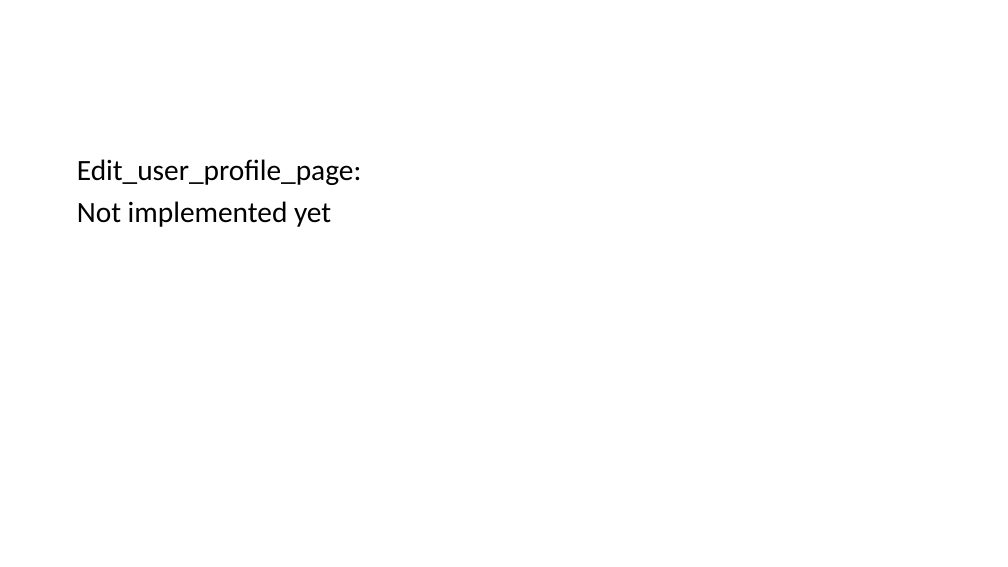
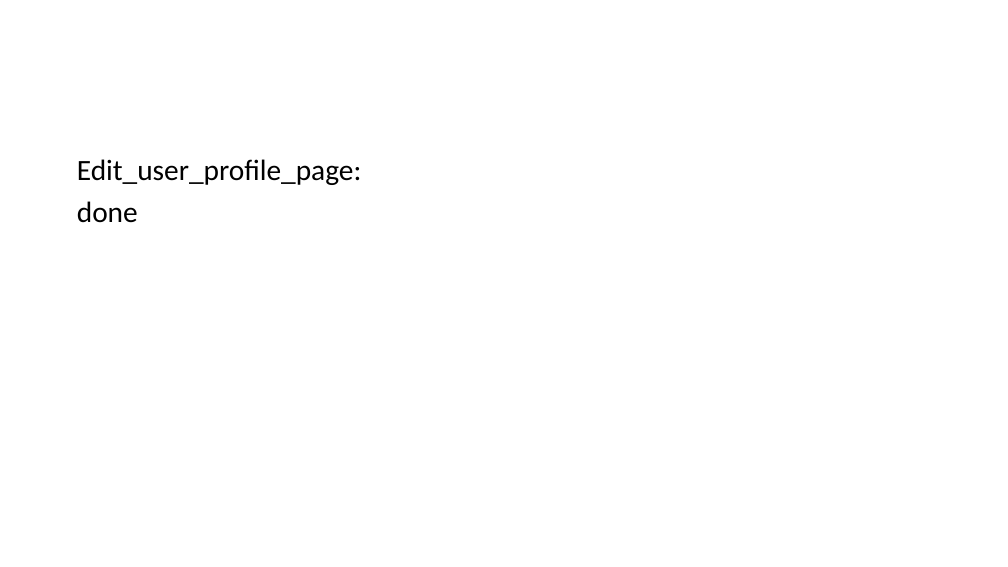
Before and after one commit to sohaibi/EE461L-Project, a slide deck: slide 21 of web app design user flow/userflow.pptx. Drawn at 1008x567 pixels with LibreOffice and Linux fonts; fonts in the diff are those of the drawing. Boxes give left, top, right and bottom in pixels: in the first picture for what was removed or moved away, otherwise in the second. Text is boxed around its words. In the diff, an @@ line names an element or a change of style, - is before the commit and + after.

```diff
--- a/web app design user flow/userflow.pptx
+++ b/web app design user flow/userflow.pptx
@@ text at [77, 201, 138, 223]: text changed @@
-Not implemented yet
+done
```
Also in this commit, not shown: 6 other slides changed.
